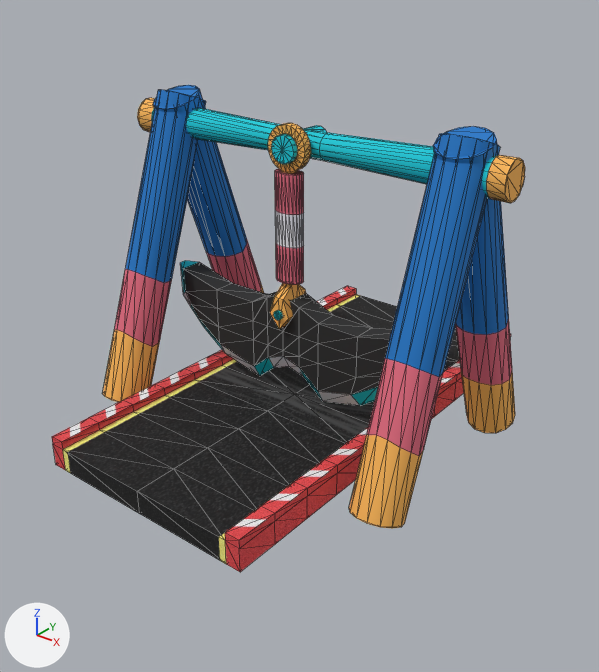
Two versions of the FBX model Assets/TrackEditor/Special Pieces/Swinging Axe/Special track - Swinging axe.fbx, one commit apart.
Camera for both pictures: a 50 mm camera at (100.3, -128.2, 96.3) aimed at (2.6, -6.0, 20.5). Arrows for +X, +Y and +Z are at lower left; the lights stay in place. Mesh edges are drawn as thin lines. Where no turn or scale is listed for an object, it has been applied to the vertices.

The first picture shows 'Speical Track - Swinging axe', 'Swinging axe'.
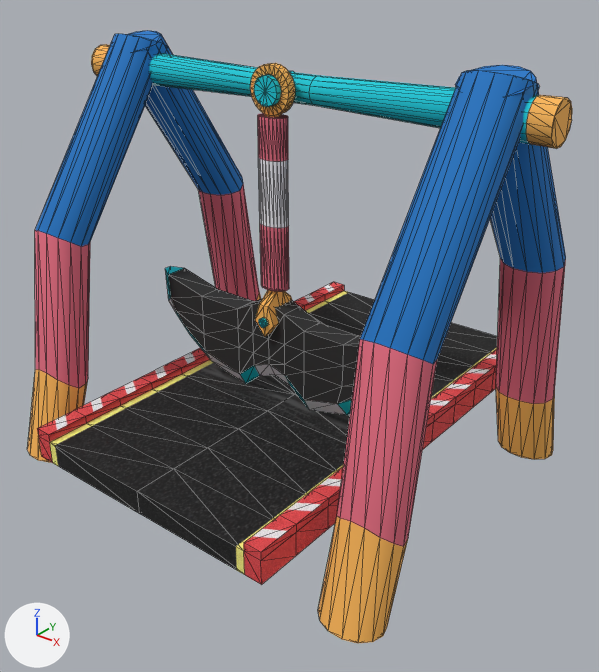
The change, as a diff of the scene's bpy script:
```diff
--- a/Assets/TrackEditor/Special Pieces/Swinging Axe/Special track - Swinging axe.fbx.py
+++ b/Assets/TrackEditor/Special Pieces/Swinging Axe/Special track - Swinging axe.fbx.py
@@ me_mesh @@
 # used by ob_speical_track___swinging_axe; parent = ob_track_peices; location = (-0.571, -126.5, -27.49)
-me_mesh.from_pydata(...)  # 476 vertices, 928 faces; spans x -50.0..50.0, y -43.8..45.1, z -1.8..66.4
+me_mesh.from_pydata(...)  # 476 vertices, 928 faces; spans x -50.0..50.0, y -43.8..45.1, z -8.3..77.6
+# me_mesh part 1: the loose piece of 84 vertices spanning x -4.1..3.4, y -43.8..45.1, z 55.8..63.1 is moved by (-4.4, 0.0, 11.2)
+# me_mesh part 2: 112 of 476 vertices moved; they spanned x -28.0..26.9, y -39.7..-29.2, z -1.8..66.4 and now span x -44.6..32.7, y -39.7..-29.2, z -8.3..77.6; mean shift (-5.2, 0.0, 2.6); largest move (-13.5, -39.7, 26.6) -> (-30.1, -39.7, 38.5)
+# me_mesh part 3: 112 of 476 vertices moved; they spanned x -28.0..26.9, y 29.8..40.3, z -1.8..66.4 and now span x -44.6..32.7, y 29.8..40.3, z -8.3..77.6; mean shift (-5.2, 0.0, 2.6); largest move (-13.5, 29.8, 26.6) -> (-30.1, 29.8, 38.5)
 me_mesh.materials.append(mat_material__105)
@@ me_mesh_001 @@
 # used by ob_swinging_axe; location = (-0.6, -5.3, 59.3)
-me_mesh_001.from_pydata(...)  # 536 vertices, 1060 faces; spans x -32.2..32.7, y -4.1..9.4, z -52.6..4.5
+me_mesh_001.from_pydata(...)  # 536 vertices, 1060 faces; spans x -32.2..32.7, y -4.1..5.4, z -64.1..4.5
+# me_mesh_001 part 4: the loose piece of 58 vertices spanning x -1.0..1.0, y -4.1..4.3, z -34.8..-32.9 is moved by (0.0, 0.0, -11.5)
+# me_mesh_001 part 5: the loose piece of 102 vertices spanning x -32.2..32.7, y -2.0..3.2, z -52.6..-29.9 is moved by (0.0, 0.0, -11.5)
+# me_mesh_001 part 6: all 14 vertices in x -2.7..2.7, y 5.6, z -2.7..2.7 are moved by (0.0, -2.0, -0.1)
+# me_mesh_001 part 7: 78 of the vertices in x -3.2..3.1, y -3.5..3.7, z -37.1..-27.2 are moved by (0.0, 0.0, -11.5)
+# me_mesh_001 part 8: all 48 vertices in x -3.2..3.1, y -2.1..2.3, z -19.4 are moved by (0.0, 0.0, -6.1)
 me_mesh_001.materials.append(mat_material__105)
@@ ob_speical_track___swinging_axe @@
 ob_speical_track___swinging_axe = bpy.data.objects.new('Speical Track - Swinging axe', me_mesh)
-ob_speical_track___swinging_axe.parent = ob_track_peices
-ob_speical_track___swinging_axe.location = (-0.571, -126.5, -27.49)
+ob_speical_track___swinging_axe.parent = ob_swinging_axe_001
+ob_speical_track___swinging_axe.location = (0.689, 0.0, -34.63)
+ob_speical_track___swinging_axe.rotation_euler = (0.0, 0.0, 1.571)  # degrees (0, 0, 90)
+ob_speical_track___swinging_axe.scale = (1.0, 1.19, 1.0)
@@ ob_swinging_axe @@
 ob_swinging_axe = bpy.data.objects.new('Swinging axe', me_mesh_001)
-ob_swinging_axe.location = (-0.6, -5.3, 59.3)
+ob_swinging_axe.location = (-0.6, -10.0, 70.8)
@@ ob_swinging_axe_001 @@
+ob_swinging_axe_001 = bpy.data.objects.new('Swinging axe.001', None)
+ob_swinging_axe_001.location = (-0.689, 0.0, 34.63)
```

Boxes [x1, y1, x2, y2] around the edits, measured in the pictures (599 x 672 px; the box of a moved part takes in the faces that stretch with it):
'Speical Track - Swinging axe', reshaped, moved, turned, rescaled: before [52, 85, 525, 572]; after [27, 30, 572, 643]
'Swinging axe', reshaped, moved: before [180, 123, 392, 406]; after [165, 63, 361, 415]
part 1 of me_mesh, moved or reshaped: before [137, 98, 525, 203]; after [91, 44, 572, 149]
part 2 of me_mesh, moved or reshaped: before [349, 126, 515, 529]; after [318, 65, 566, 643]
part 3 of me_mesh, moved or reshaped: before [103, 85, 264, 402]; after [27, 30, 261, 462]
part 4 of me_mesh_001, moved or reshaped: before [274, 310, 283, 320]; after [259, 318, 268, 328]
part 5 of me_mesh_001, moved or reshaped: before [180, 261, 392, 406]; after [165, 266, 361, 415]
part 6 of me_mesh_001, moved or reshaped: before [304, 125, 327, 132]; after [289, 71, 295, 77]
part 7 of me_mesh_001, moved or reshaped: before [270, 170, 306, 329]; after [255, 114, 292, 337]
part 8 of me_mesh_001, moved or reshaped: before [275, 210, 304, 285]; after [258, 157, 289, 292]
